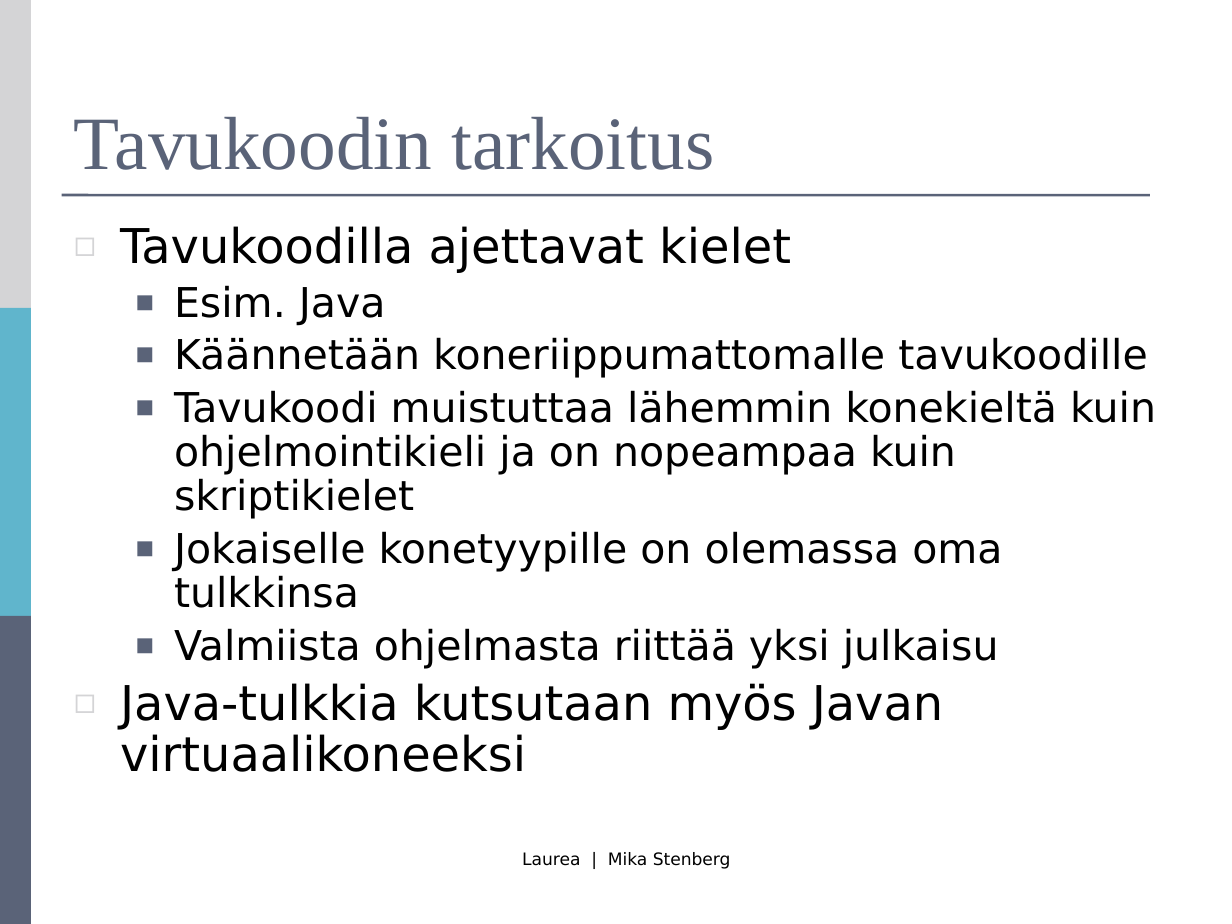
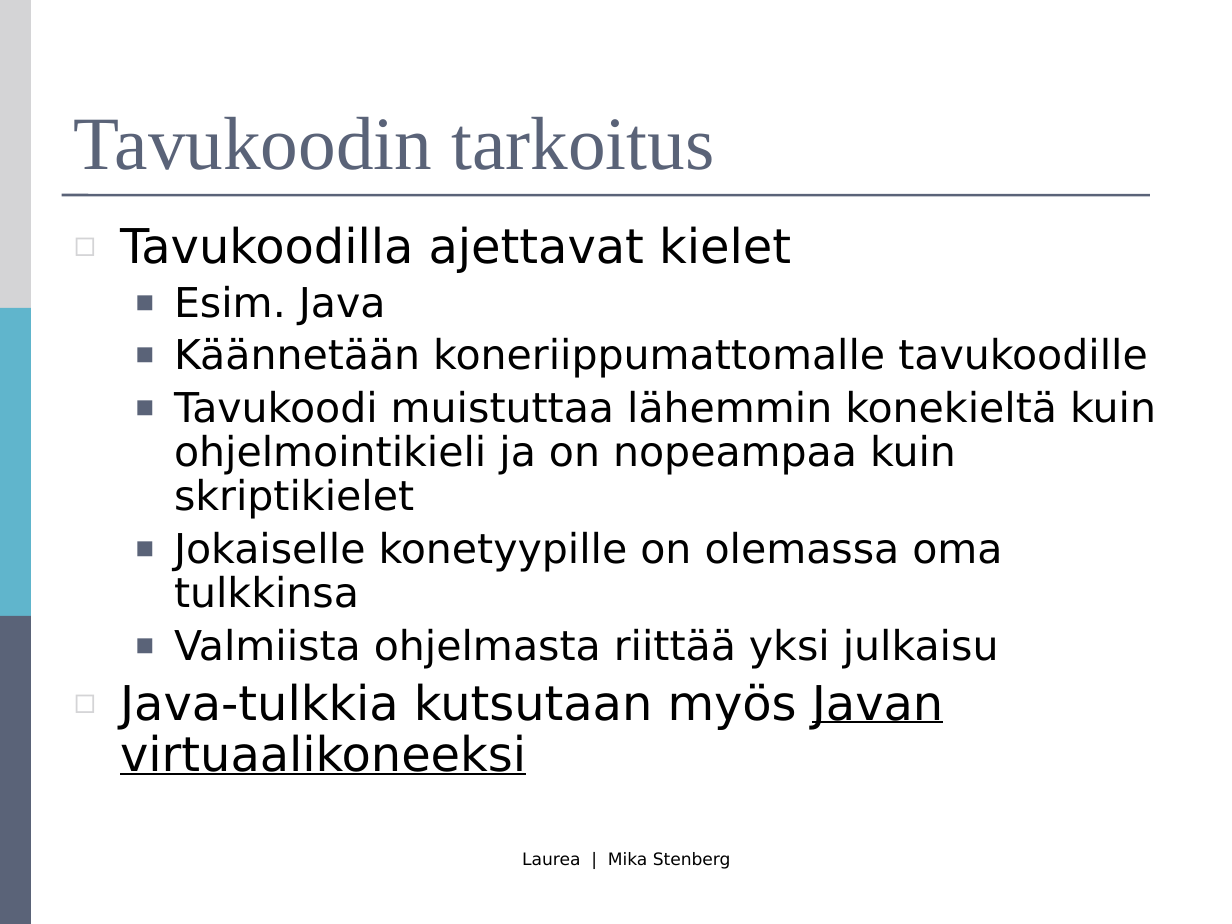
Before and after one commit to mjstenbe/OO_2017, a slide deck: slide 25 of Lecture materials (Antonius)/R0027-Luento-1-Intro.pptx. Drawn at 1232x924 pixels with LibreOffice and Linux fonts; fonts in the diff are those of the drawing. Boxes give left, top, right and bottom in pixels: in the first picture for what was removed or moved away, otherwise in the second. Text is boxed around its words. In the diff, an @@ line names an element or a change of style, - is before the commit and + after.

```diff
--- a/Lecture materials (Antonius)/R0027-Luento-1-Intro.pptx
+++ b/Lecture materials (Antonius)/R0027-Luento-1-Intro.pptx
@@ text at [120, 683, 943, 775]: underline on in "Javan virtuaalikoneeksi" @@
```
Also in this commit, not shown: 7 other slides changed, 3 other files.
